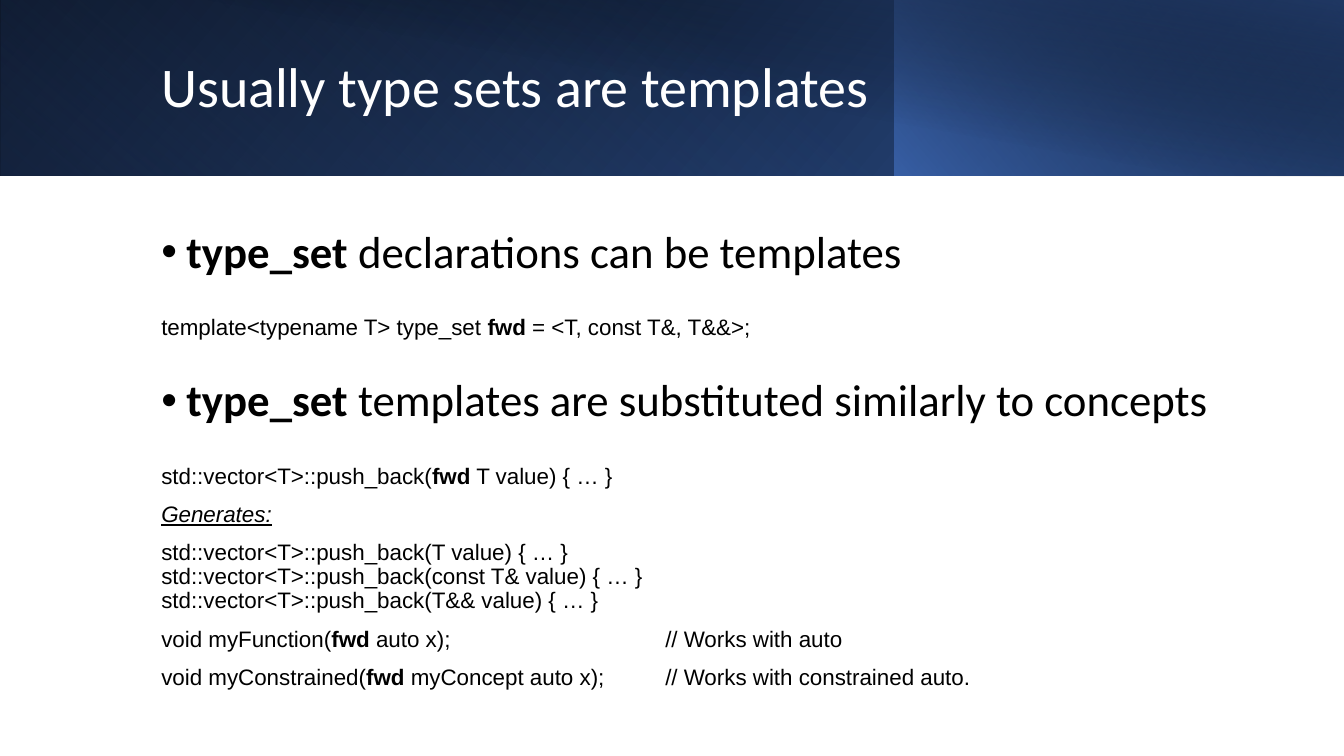
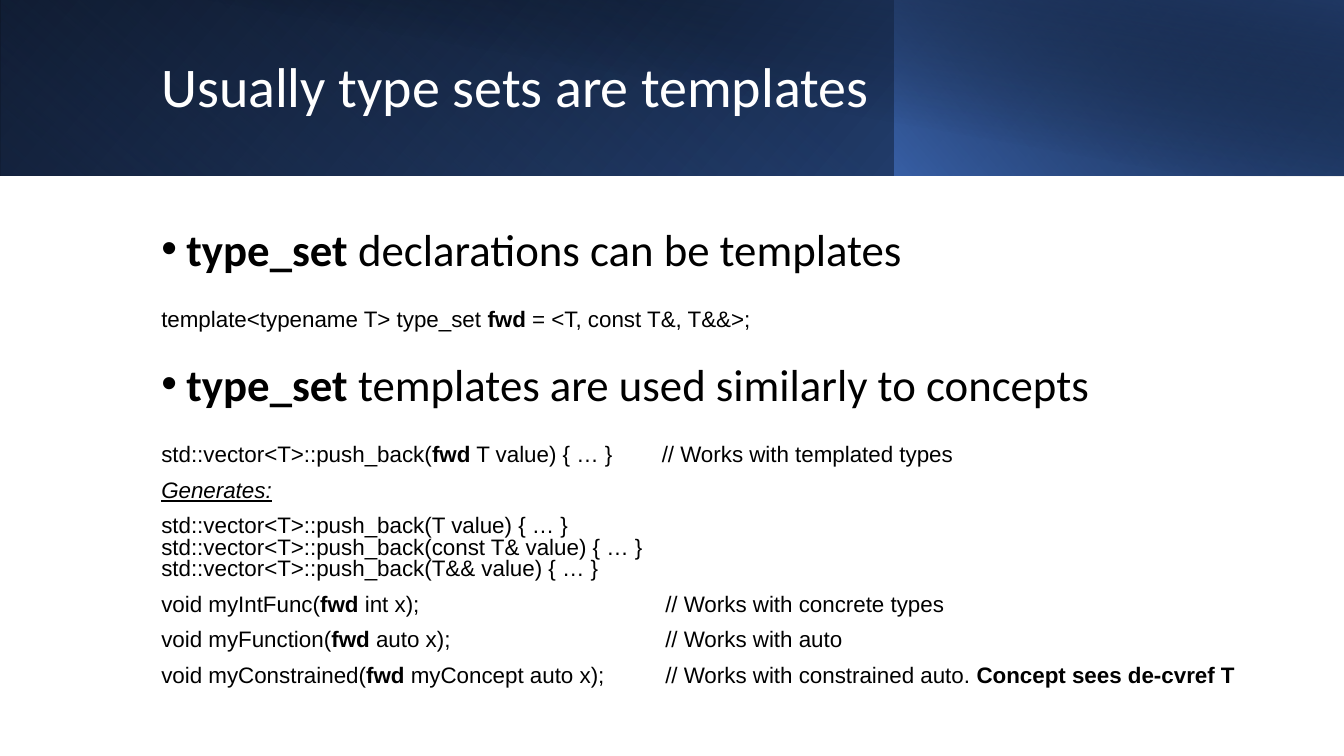
Before and after one commit to BengtGustafsson/isocpp-proposals, a slide deck: slide 8 of P2668-RoleBasedParameterPassing/RoleBasedParameterPassing.pptx. Drawn at 1344x756 pixels with LibreOffice and Linux fonts; fonts in the diff are those of the drawing. Boxes give left, top, right and bottom in pixels: in the first picture for what was removed or moved away, otherwise in the second. Text is boxed around its words. In the diff, an @@ line names an element or a change of style, - is before the commit and + after.

```diff
--- a/P2668-RoleBasedParameterPassing/RoleBasedParameterPassing.pptx
+++ b/P2668-RoleBasedParameterPassing/RoleBasedParameterPassing.pptx
@@ text at (x1=161, y1=235, x2=902, y2=652): line spacing 0.9 to 0.8 @@
@@ text at (x1=161, y1=370, x2=1089, y2=467): text changed; size 32 to 16 pt; font Calibri to Arial @@
-• type_set templates are substituted similarly to concepts
-std::vector<T>::push_back(fwd T value) { … }
+• type_set templates are used similarly to concepts
+std::vector<T>::push_back(fwd T value) { … } // Works with templated types
@@ text at (x1=161, y1=595, x2=944, y2=617): paragraph added @@
+void myIntFunc(fwd int x); // Works with concrete types
@@ text at (x1=161, y1=666, x2=1235, y2=688): text changed @@
-void myConstrained(fwd myConcept auto x); // Works with constrained auto.
+void myConstrained(fwd myConcept auto x); // Works with constrained auto. Concept sees de-cvref T
```
Also in this commit, not shown: 15 other slides changed, 4 slides added, 1 slide removed, 17 other files.
